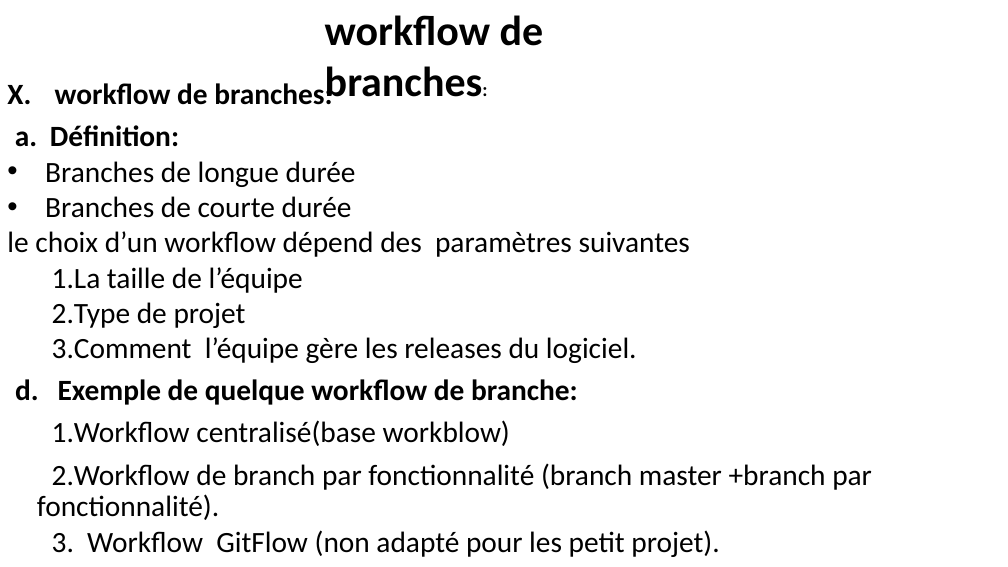
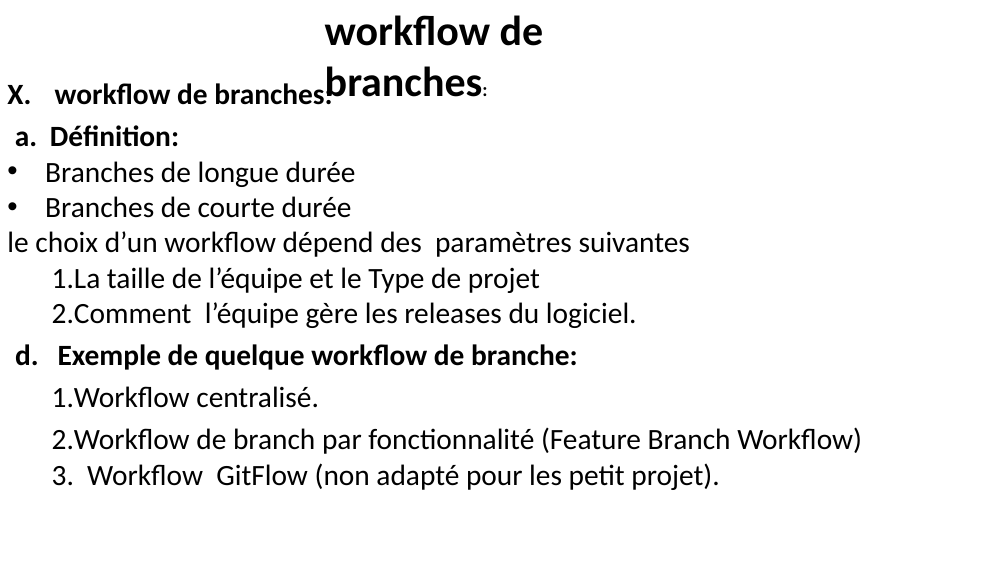
Before and after one commit to belakebiboussad/form, a slide deck: slide 17 of Formation Git.pptx (slide 16 before the commit). Drawn at 1008x567 pixels with LibreOffice and Linux fonts; fonts in the diff are those of the drawing. Boxes give left, top, right and bottom in pixels: in the first picture for what was removed or moved away, otherwise in the second. Text is boxed around its words. In the diff, an @@ line names an element or a change of style, - is before the commit and + after.

```diff
--- a/Formation Git.pptx
+++ b/Formation Git.pptx
@@ text at <box>52,267,540,293</box>: text changed @@
-1. La taille de l’équipe
-2. Type de projet
+1. La taille de l’équipe et le Type de projet
@@ text at <box>52,386,862,454</box>: text changed @@
-5. Workflow centralisé(base workblow)
-6. Workflow de branch par fonctionnalité (branch master +branch par fonctionnalité).
+4. Workflow centralisé.
+5. Workflow de branch par fonctionnalité (Feature Branch Workflow)
```
Also in this commit, not shown: 9 other slides changed, 3 slides added, 1 other file.
